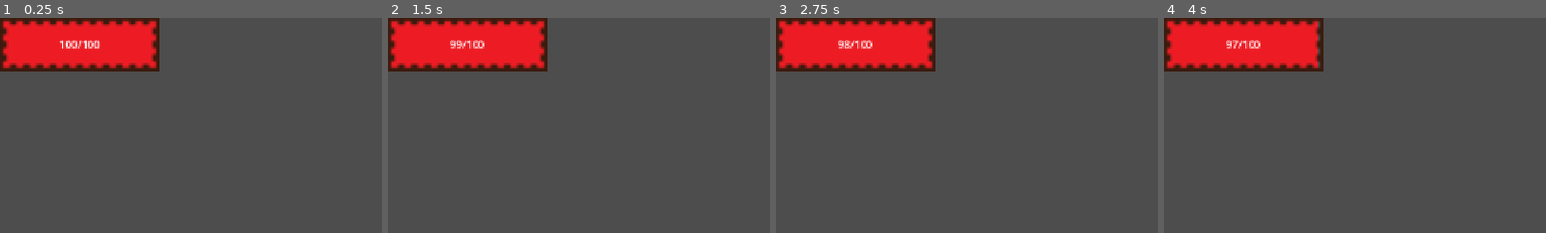
Above: before the commit, frames 1-4 (left to right).
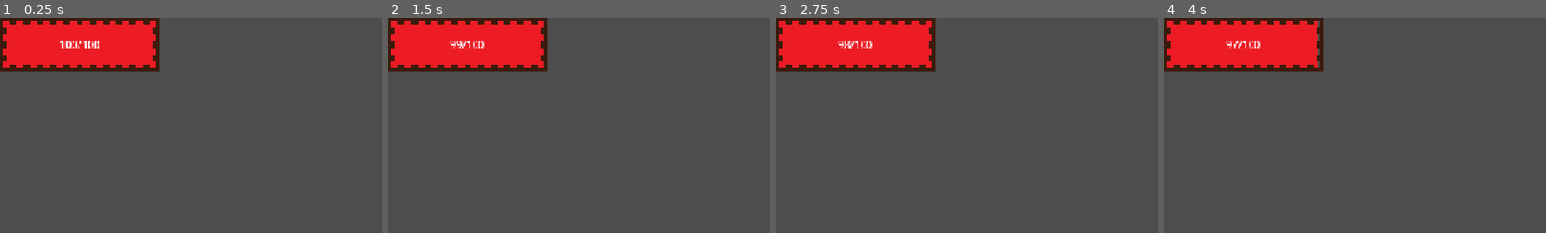
Above: after the commit, the same moments.

Repository: MalteFP/Live-Line
Game: Godot game, scene res://hpBar.tscn
Same seed, same stepped clock (60 frames per second), same inputs: the game is played once before the commit and once after it.
Inputs (mouse positions are % of the whole screen's width and height, from its top left):
- Up to frame 1 (0.25 s): no input
- Up to frame 2 (1.5 s): tap Enter at 0.5 s; move the mouse to (72, 45) at 0.52 s; hold D (right) 0.53-1.28 s; right-click (72, 45) at 0.6 s; move the mouse to (30, 55) at 1.27 s; hold S (down) from 1.28 s (still down); right-click (30, 55) at 1.35 s
- Up to frame 3 (2.75 s): tap Space at 2 s; move the mouse to (60, 28) at 2.02 s; release S (down) at 2.03 s; hold D (right) from 2.03 s (still down); right-click (60, 28) at 2.1 s
- Up to frame 4 (4 s): tap Enter at 2.75 s; move the mouse to (45, 70) at 2.77 s; release D (right) at 2.78 s; hold W (up) 2.78-3.53 s; right-click (45, 70) at 2.85 s; tap Space at 3.5 s; move the mouse to (80, 65) at 3.52 s; hold A (left) from 3.53 s (still down); right-click (80, 65) at 3.6 s
The pictures show only the part of the screen within x 0-50%, y 0-50%; the shares and areas given below are measured in that part.

The runs differ from the first frame. In frame 1, 1.6% of the frame differs, in the area x 0-41%, y 1-24%; in frame 2, 1.6%; in frame 3, 1.6%; in frame 4, 1.6%.

Commit message:
fixed rendering issue

Diff:
--- a/live-line/hpBar.tscn
+++ b/live-line/hpBar.tscn
@@ -20,13 +20,13 @@
 scale = Vector2(15, 5)
 texture = ExtResource("2_2ufse")
 
+[node name="Sprite2D2" type="Sprite2D" parent="CanvasLayer" unique_id=857946922]
+position = Vector2(120, 40)
+scale = Vector2(5, 5)
+texture = ExtResource("3_2ufse")
+
 [node name="Health" type="Label" parent="CanvasLayer" unique_id=1993033428]
 offset_right = 240.0
 offset_bottom = 80.0
 horizontal_alignment = 1
 vertical_alignment = 1
-
-[node name="HealthBarEdge" type="Sprite2D" parent="CanvasLayer" unique_id=1010078448]
-position = Vector2(119.99999, 40)
-scale = Vector2(5, 5)
-texture = ExtResource("3_2ufse")
--- a/live-line/project.godot
+++ b/live-line/project.godot
@@ -14,6 +14,10 @@
 run/main_scene="uid://curmfi8xjtn13"
 config/features=PackedStringArray("4.7", "Forward Plus")
 config/icon="res://icon.svg"
+
+[autoload]
+
+TurnQueueHolder="*uid://4xmeaja1n2xi"
 
 [display]
 
@@ -54,4 +58,5 @@
 
 [rendering]
 
+textures/canvas_textures/default_texture_filter=0
 rendering_device/driver.windows="d3d12"
